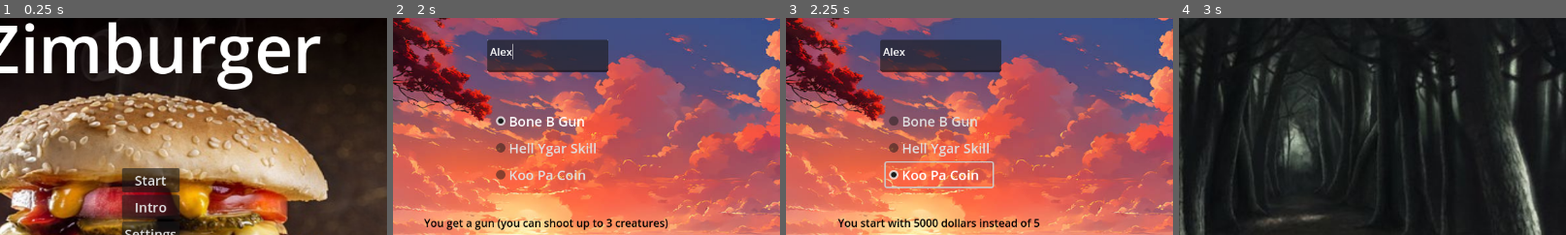
Above: before the commit, frames 1-4 (left to right).
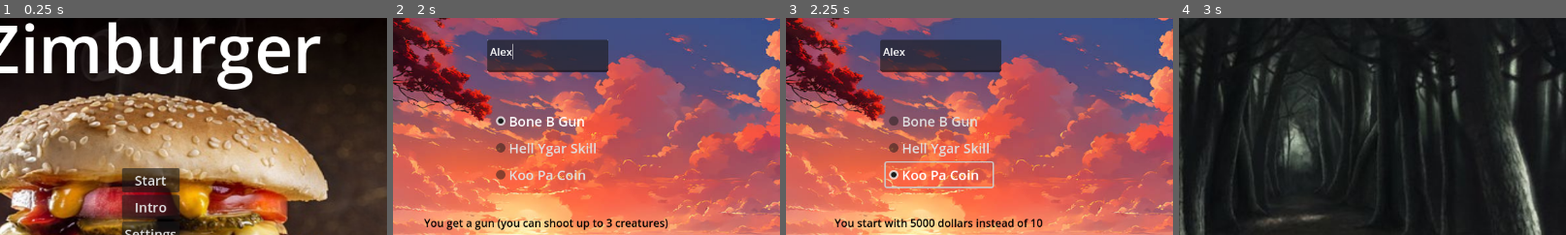
Above: after the commit, the same moments.

Repository: Paarthurax/Godot-Uncharted-Territory
Game: Godot game, scene res://scenes/main_screen.tscn
Same seed, same stepped clock (60 frames per second), same inputs: the game is played once before the commit and once after it. Sound files missing from this copy of the repository are replaced by a short silence.
Inputs (mouse positions are % of the whole screen's width and height, from its top left):
- Up to frame 1 (0.25 s): no input
- Up to frame 2 (2 s): click "Start" at 0.5 s; click (51, 12) at 1.27 s; type "Alex" at 1.35 s
- Up to frame 3 (2.25 s): click "Koo Pa Coin" at 2 s
- Up to frame 4 (3 s): click "Enter the forest" at 2.75 s
The pictures show only the part of the screen within x 31-80%, y 4-54%; the shares and areas given below are measured in that part.

Frames 1-2 are identical in both runs. In frame 3, 1.4% of the frame differs, in the area x 12-67%, y 92-97%; in frame 4, nothing differs.

Commit message:
Encounter 3 done
- Players can now fend off Yell Ygar

Diff:
--- /dev/null
+++ b/scenes/game/encounters/encounter_3.tscn
@@ -0,0 +1,148 @@
+[gd_scene load_steps=8 format=3 uid="uid://76y4wt4dy8p6"]
+
+[ext_resource type="Texture2D" uid="uid://db3s5porrsgif" path="res://images/background/encounter_background.jpg" id="1_1eh55"]
+[ext_resource type="Script" path="res://scripts/encounter_3.gd" id="1_w1rad"]
+[ext_resource type="Texture2D" uid="uid://cqaefkef76vja" path="res://images/characters/cloaked_figure.png" id="3_jwr5c"]
+[ext_resource type="Texture2D" uid="uid://bglp21j1yo4k5" path="res://images/characters/Cloaked_figure2.png" id="4_a7big"]
+[ext_resource type="Texture2D" uid="uid://c55bplvds7ki8" path="res://images/direction/orange-right-arrow.png" id="5_pkum4"]
+
+[sub_resource type="SpriteFrames" id="SpriteFrames_fgavi"]
+animations = [{
+"frames": [{
+"duration": 1.0,
+"texture": ExtResource("3_jwr5c")
+}, {
+"duration": 1.0,
+"texture": ExtResource("4_a7big")
+}],
+"loop": true,
+"name": &"default",
+"speed": 3.0
+}]
+
+[sub_resource type="StyleBoxFlat" id="StyleBoxFlat_3hilp"]
+
+[node name="Encounter3" type="Node2D"]
+script = ExtResource("1_w1rad")
+
+[node name="ColorRect" type="ColorRect" parent="."]
+offset_right = 1152.0
+offset_bottom = 647.0
+color = Color(0, 0, 0, 1)
+
+[node name="Background" type="Sprite2D" parent="."]
+position = Vector2(577.5, 324.5)
+scale = Vector2(1.71577, 1.6125)
+texture = ExtResource("1_1eh55")
+
+[node name="QuestionLabel" type="Label" parent="."]
+offset_right = 1154.0
+offset_bottom = 151.0
+theme_override_colors/font_color = Color(0.957844, 0.664739, 0.0195007, 1)
+theme_override_colors/font_shadow_color = Color(1, 1, 1, 1)
+theme_override_font_sizes/font_size = 54
+text = "A thief! What are you going to do? Click on
+him to slow him down."
+horizontal_alignment = 1
+
+[node name="ThiefText" type="Label" parent="."]
+visible = false
+offset_left = 35.0
+offset_top = 212.0
+offset_right = 456.0
+offset_bottom = 363.0
+theme_override_colors/font_color = Color(0.957844, 0.664739, 0.0195007, 1)
+theme_override_colors/font_shadow_color = Color(1, 1, 1, 1)
+theme_override_font_sizes/font_size = 21
+text = "<What is it thou seeketh, brother?>"
+horizontal_alignment = 1
+
+[node name="Thief" type="AnimatedSprite2D" parent="."]
+position = Vector2(569, 351)
+scale = Vector2(0.0712152, 0.160417)
+sprite_frames = SubResource("SpriteFrames_fgavi")
+frame_progress = 0.631785
+
+[node name="AudioStreamPlayer" type="AudioStreamPlayer" parent="."]
+
+[node name="Greetings" type="Button" parent="."]
+visible = false
+offset_left = 466.0
+offset_top = 542.0
+offset_right = 706.0
+offset_bottom = 608.0
+text = "Salutari!"
+
+[node name="StopButton" type="Button" parent="."]
+offset_left = 482.0
+offset_top = 168.0
+offset_right = 676.0
+offset_bottom = 522.0
+focus_mode = 0
+theme_override_styles/pressed = SubResource("StyleBoxFlat_3hilp")
+flat = true
+
+[node name="MoveOnArrow" type="Sprite2D" parent="."]
+position = Vector2(1020, 500)
+scale = Vector2(0.3, 0.3)
+texture = ExtResource("5_pkum4")
+
+[node name="MoveOn" type="Button" parent="."]
+offset_left = 968.0
+offset_top = 451.0
+offset_right = 1068.0
+offset_bottom = 551.0
+focus_mode = 0
+flat = true
+
+[node name="Timer" type="Timer" parent="."]
+wait_time = 0.1
+one_shot = true
+
+[node name="Wealth" type="Button" parent="."]
+visible = false
+offset_left = 25.0
+offset_top = 488.0
+offset_right = 185.0
+offset_bottom = 620.0
+theme_override_colors/font_color = Color(0.956863, 0.666667, 0.0196078, 1)
+theme_override_font_sizes/font_size = 31
+text = "Way out"
+
+[node name="Wisdom" type="Button" parent="."]
+visible = false
+offset_left = 200.0
+offset_top = 488.0
+offset_right = 360.0
+offset_bottom = 620.0
+theme_override_colors/font_color = Color(0.956863, 0.666667, 0.0196078, 1)
+theme_override_font_sizes/font_size = 31
+text = "Wisdom"
+
+[node name="Big Booty" type="Button" parent="."]
+visible = false
+offset_left = 375.0
+offset_top = 488.0
+offset_right = 535.0
+offset_bottom = 620.0
+theme_override_colors/font_color = Color(0.956863, 0.666667, 0.0196078, 1)
+theme_override_font_sizes/font_size = 31
+text = "Big Booty"
+
+[node name="Gun" type="Button" parent="."]
+visible = false
+offset_left = 550.0
+offset_top = 488.0
+offset_right = 710.0
+offset_bottom = 620.0
+theme_override_colors/font_color = Color(0.956863, 0.666667, 0.0196078, 1)
+theme_override_font_sizes/font_size = 31
+text = "Gun"
+
+[connection signal="pressed" from="Greetings" to="." method="_on_greetings_pressed"]
+[connection signal="pressed" from="StopButton" to="." method="_on_stop_button_pressed"]
+[connection signal="pressed" from="MoveOn" to="." method="_on_move_on_pressed"]
+[connection signal="timeout" from="Timer" to="." method="_on_timer_timeout"]
+[connection signal="pressed" from="Wealth" to="." method="_on_wealth_pressed"]
+[connection signal="pressed" from="Wisdom" to="." method="_on_wisdom_pressed"]
+[connection signal="pressed" from="Big Booty" to="." method="_on_big_booty_pressed"]
--- /dev/null
+++ b/scenes/game/encounters/encounter_4.tscn
@@ -0,0 +1,23 @@
+[gd_scene load_steps=3 format=3 uid="uid://bhjdqgarq6wbm"]
+
+[ext_resource type="Texture2D" uid="uid://db3s5porrsgif" path="res://images/background/encounter_background.jpg" id="1_xnelx"]
+[ext_resource type="Texture2D" uid="uid://bor1ywhdgrblt" path="res://images/characters/Koopa/1200px-Bowser.webp" id="2_mns0d"]
+
+[node name="Encounter4" type="Node2D"]
+
+[node name="ColorRect" type="ColorRect" parent="."]
+offset_right = 1152.0
+offset_bottom = 647.0
+color = Color(0, 0, 0, 1)
+
+[node name="Background" type="Sprite2D" parent="."]
+position = Vector2(577.5, 324.5)
+scale = Vector2(1.71577, 1.6125)
+texture = ExtResource("1_xnelx")
+
+[node name="Bowser" type="Sprite2D" parent="."]
+position = Vector2(569, 331)
+scale = Vector2(0.279167, 0.306402)
+texture = ExtResource("2_mns0d")
+
+[node name="AudioStreamPlayer" type="AudioStreamPlayer" parent="."]
--- /dev/null
+++ b/scenes/game/endings/LeadingUpTo.tscn
@@ -0,0 +1,3 @@
+[gd_scene format=3 uid="uid://bj4saw6jidi64"]
+
+[node name="LeadingUpTo" type="Node2D"]
--- a/scenes/game/nameperks.tscn
+++ b/scenes/game/nameperks.tscn
@@ -1,7 +1,8 @@
-[gd_scene load_steps=5 format=3 uid="uid://d3yuo3f5458s3"]
+[gd_scene load_steps=6 format=3 uid="uid://d3yuo3f5458s3"]
 
 [ext_resource type="Script" path="res://scripts/nameperks.gd" id="1_0juc4"]
 [ext_resource type="Texture2D" uid="uid://dmxhitqjqv6uo" path="res://images/background/sundown_in_the_forest.jpg" id="2_5g83f"]
+[ext_resource type="AudioStream" uid="uid://xtchiwfxn0et" path="res://sounds/bird sound effect.mp3" id="3_34i6o"]
 
 [sub_resource type="GDScript" id="GDScript_12p26"]
 script/source = "extends VBoxContainer
@@ -90,6 +91,10 @@
 text = "\"Bone B Gun\": \"You get a gun (you can shoot up to 3 creatures)\""
 horizontal_alignment = 1
 
+[node name="AudioStreamPlayer" type="AudioStreamPlayer" parent="."]
+stream = ExtResource("3_34i6o")
+volume_db = -12.0
+
 [connection signal="text_changed" from="Name" to="." method="_on_name_text_changed"]
 [connection signal="pressed" from="Continue" to="." method="_on_continue_pressed"]
 [connection signal="pressed" from="Back" to="." method="_on_back_pressed"]
--- a/scenes/game/search_forest/scaryforest.gd
+++ b/scenes/game/search_forest/scaryforest.gd
@@ -82,11 +82,13 @@
 		print("Load a new scene")
 		# Reset forest_walk and load a new scene
 		forest_walk = 0
+
 		var newEncounter = str(rand.randi_range(1, 1))
 		while(Global.encounters.find(newEncounter) != -1):
-			newEncounter = str(rand.randi_range(1, 2))
+			newEncounter = str(rand.randi_range(1, 3))
 		var newEncounterPath = "res://scenes/game/encounters/encounter_" + newEncounter + ".tscn"
-
+		if(Global.encounters.size() >= 4):
+			newEncounterPath = "res://scenes/game/endings/LeadingUpTo.tscn"
 		get_tree().change_scene_to_file(newEncounterPath)  # Update with your actual new scene path
 	else:
 		forest_walk += 1
--- /dev/null
+++ b/scripts/encounter_3.gd
@@ -0,0 +1,137 @@
+extends Node2D
+
+@onready var _animated_sprite = $Thief
+var growth_speed: float = 0.1
+var original_modulate : Color
+var moving = true
+var rob = false
+var flee = false
+var dead = false
+var count  = 0
+var click = 0
+var stolenMoney = -5
+var poor = false
+var nextScene = "res://scenes/game/search_forest/scaryforest.tscn"
+var funeralScene
+var description = "We could never understand what he was saying"
+var nameVictim = "Yell Ygar"
+# Called when the node enters the scene tree for the first time.
+func _ready():
+	original_modulate = _animated_sprite.modulate
+	if(Global.money < 5):
+		poor = true
+		stolenMoney = 15 - Global.money
+		$QuestionLabel.text = "The man in the woods wants to give you \n something. Do you accept?"
+	if(Global.romanian):
+		$Greetings.visible = true
+	_animated_sprite.play("default")
+	$MoveOn.visible = false
+	$MoveOnArrow.visible = false
+
+
+# Called every frame. 'delta' is the elapsed time since the previous frame.
+func _process(delta):
+	if(dead):
+		_animated_sprite.stop()
+		rob = false
+		flee = false
+		moving = false
+		_animated_sprite.rotation = -30
+
+	elif(click >= 20):
+		flee = true
+		rob = false
+		moving = false
+		$QuestionLabel.text = "He is fleeing."
+		if(click >= 30):
+			dead = true
+			$QuestionLabel.text = "Uhoh..."
+			$MoveOn.visible = true
+			$MoveOnArrow.visible = true
+	if(rob || flee && !dead):
+		if(_animated_sprite.scale.x > 0 && _animated_sprite.scale.y > 0):
+			_animated_sprite.scale -= Vector2(growth_speed, growth_speed) * delta * 2
+		else:
+			_animated_sprite.visible = false
+			$StopButton.visible = false
+			$Greetings.visible = false
+			if(rob && !flee):
+				if(poor):
+					$QuestionLabel.text = "He gave you " + str(stolenMoney) + " dollars!"
+				else:
+					$QuestionLabel.text = "He stole " + str(stolenMoney) + " dollars from you!"
+				Global.money += stolenMoney
+			else:
+				$QuestionLabel.text = "You scared the thief away."
+			$MoveOn.visible = true
+			$MoveOnArrow.visible = true
+
+	elif(moving):
+		if(count < 1000):
+			_animated_sprite.scale += Vector2(growth_speed, growth_speed) * delta
+		else:
+			rob = true
+			moving = false
+			$Greetings.visible = false
+			Global.money -= stolenMoney
+
+
+	else:
+		_animated_sprite.stop()
+	count += 1
+
+func _on_greetings_pressed():
+	moving = false
+	rob = false
+	flee = false
+	$Greetings.visible = false
+	$QuestionLabel.text = "Oh! It is your brother Yell Ygar."
+	$Wealth.visible = true
+	$Wisdom.visible = true
+	$"Big Booty".visible = true
+	$"ThiefText".visible = true
+
+
+func _on_stop_button_pressed():
+	if(!dead):
+		_animated_sprite.self_modulate = Color(227.0, 0.0, 0.0, 255.0)
+		$Timer.start()
+		click += 1
+
+
+
+func _on_move_on_pressed():
+	Global.encounters.append("3")
+	get_tree().change_scene_to_file(nextScene)
+	print(str(Global.encounters))
+
+
+func _on_timer_timeout():
+	_animated_sprite.self_modulate = original_modulate
+
+
+func _on_wealth_pressed():
+	$Wealth.visible = false
+	$Wisdom.visible = false
+	$"Big Booty".visible = false
+	$MoveOn.visible = true
+	$MoveOnArrow.visible = true
+	Global.encounters.append("3")
+	$ThiefText.text =  "<Thou will findeth Donald's Mac soon!>"
+
+func _on_wisdom_pressed():
+	$Wealth.visible = false
+	$Wisdom.visible = false
+	$"Big Booty".visible = false
+	$MoveOn.visible = true
+	$MoveOnArrow.visible = true
+	$ThiefText.text =  "<Zimba can be slain. Allergic to bullets, content and clicks.>"
+
+func _on_big_booty_pressed():
+	$Wealth.visible = false
+	$Wisdom.visible = false
+	$"Big Booty".visible = false
+	$MoveOn.visible = true
+	$MoveOnArrow.visible = true
+	Global.money += 5
+	$ThiefText.text =  "<Here! Thou now hast $" + str(Global.money) + ". What did thou expect?>"
--- a/scripts/nameperks.gd
+++ b/scripts/nameperks.gd
@@ -6,10 +6,11 @@
 var checkbox_descriptions = {
 	"Bone B Gun": "You get a gun (you can shoot up to 3 creatures)",
 	"Hell Ygar Skill": "You can speak a cursed language",
-	"Koo Pa Coin": "You start with 5000 dollars instead of 5"
+	"Koo Pa Coin": "You start with 5000 dollars instead of 10"
 }
 
 func _ready():
+	$AudioStreamPlayer.play()
 	# Display the description of the first button initially
 	if choiceContainer.get_child_count() > 0:
 		var first_button = choiceContainer.get_child(0)
@@ -51,7 +52,7 @@
 	elif(Global.perk == "Hell Ygar Skill"):
 		Global.romanian = true
 	elif(Global.perk == "Koo Pa Coin"):
-		Global.money == 5000
+		Global.money = 5000
 	else:
 		Global.has_gun = true
 		Global.perk = "Bone B Gun"
--- a/singleton/Global.gd
+++ b/singleton/Global.gd
@@ -3,7 +3,7 @@
 var namePlayer = null
 var perk = null
 var death_count := 0
-var money := 15
+var money := 10
 var endings := [0,0,0]
 var has_visit_scene := false
 var current_scene = null
Binary file added: images/background/background_yell.png
Not shown, added: images/background/background_yell.png.import
Binary file added: images/characters/Cloaked_figure Animation.png
Not shown, added: images/characters/Cloaked_figure Animation.png.import
Binary file added: images/characters/Cloaked_figure2.png
Not shown, added: images/characters/Cloaked_figure2.png.import
Binary file added: images/characters/Koopa/1200px-Bowser.webp
Not shown, added: images/characters/Koopa/1200px-Bowser.webp.import
Binary file added: images/characters/Koopa/SSBU_BOWSER_PORTRAIT.png
Not shown, added: images/characters/Koopa/SSBU_BOWSER_PORTRAIT.png.import
Binary file added: images/characters/cloaked_figure.png
Not shown, added: images/characters/cloaked_figure.png.import
(and 4 more such lines)
